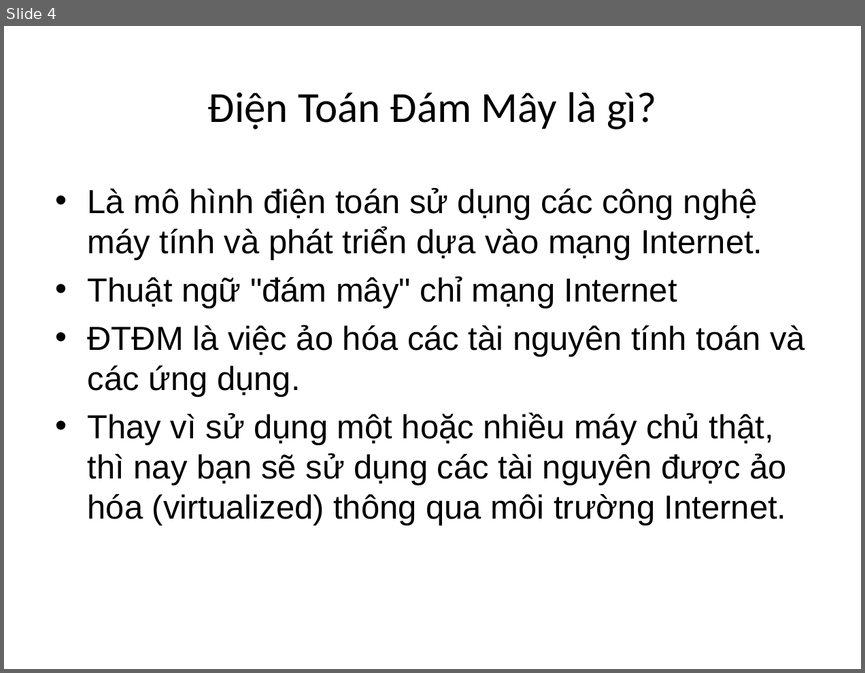
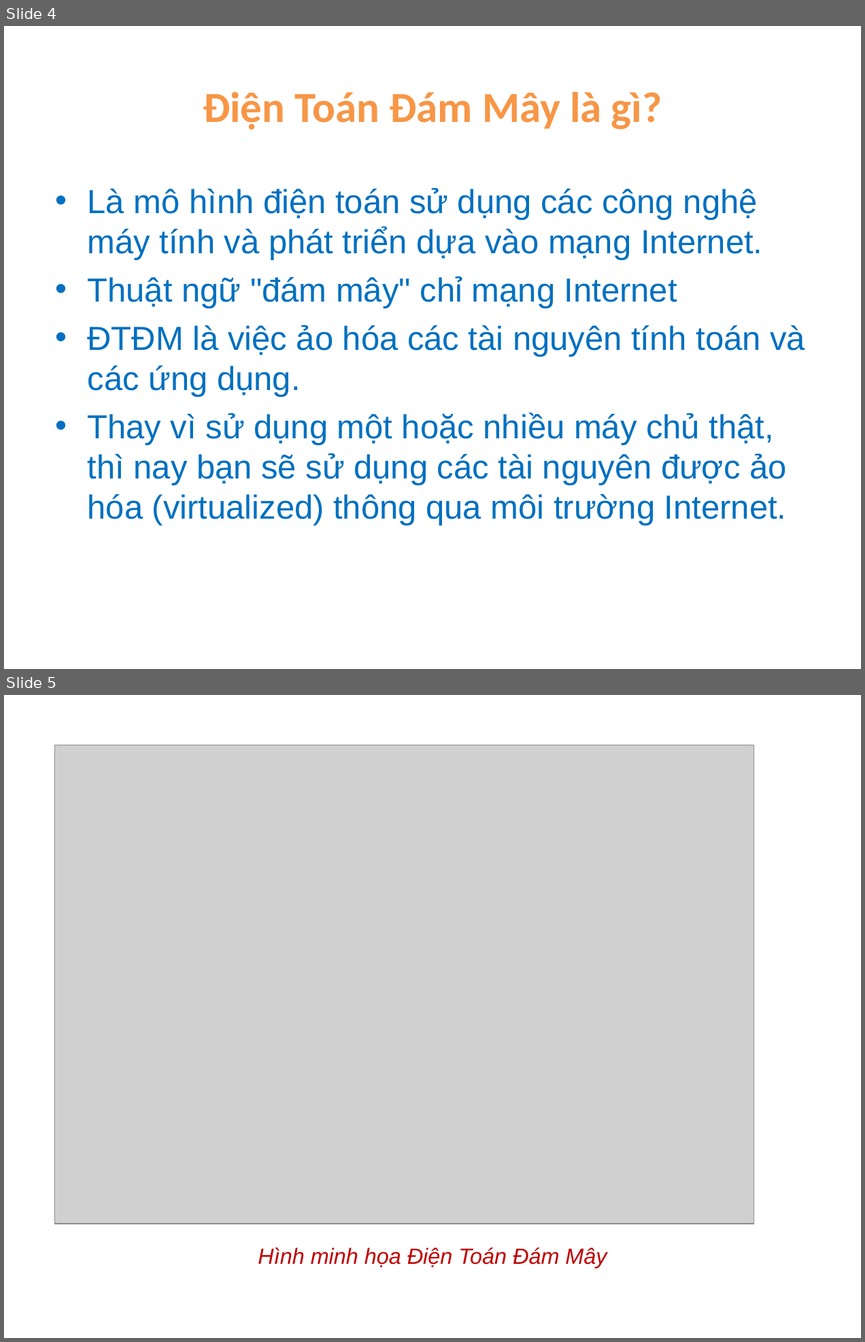
Before and after one commit to ndlongit/longnd-data, a slide deck: Temp/Bai tap ky nang - NDL.ppt. Shown one above the other, each under a label of ours: slide 4 before the commit, slides 4 and 5 after it. The pictures are 865x673 and 865x1342 pixels, drawn with LibreOffice and Linux fonts; fonts in the diff are those of the drawing; grey boxes stand for pictures. Boxes give left, top, right and bottom in pixels: in the first picture for what was removed or moved away, otherwise in the second. Text is boxed around its words. In the diff, an @@ line names an element or a change of style, - is before the commit and + after.

Commit message:
Color

```diff
--- a/Temp/Bai tap ky nang - NDL.ppt
+++ b/Temp/Bai tap ky nang - NDL.ppt
@@ slide 5 added at box(4, 695, 861, 1338), background #FFFFFF @@
@@ picture added at box(54, 745, 753, 1223) @@
@@ text added at box(258, 1247, 606, 1268), 18.5 pt, text #C00000, italic @@
+Hình minh họa Điện Toán Đám Mây
@@ slide 4 changed as well @@
@@ title "Điện Toán Đám Mây là ..." at box(203, 92, 662, 129): text colour #000000 to #F79646, bold on @@
@@ text "Là mô hình điện toán ..." at box(88, 188, 805, 525): text colour #000000 to #0070C0; bullet colour #000000 to #0070C0 @@
```
Also in this commit, not shown: 8 other slides changed, 5 other slides added, 1 slide removed.
